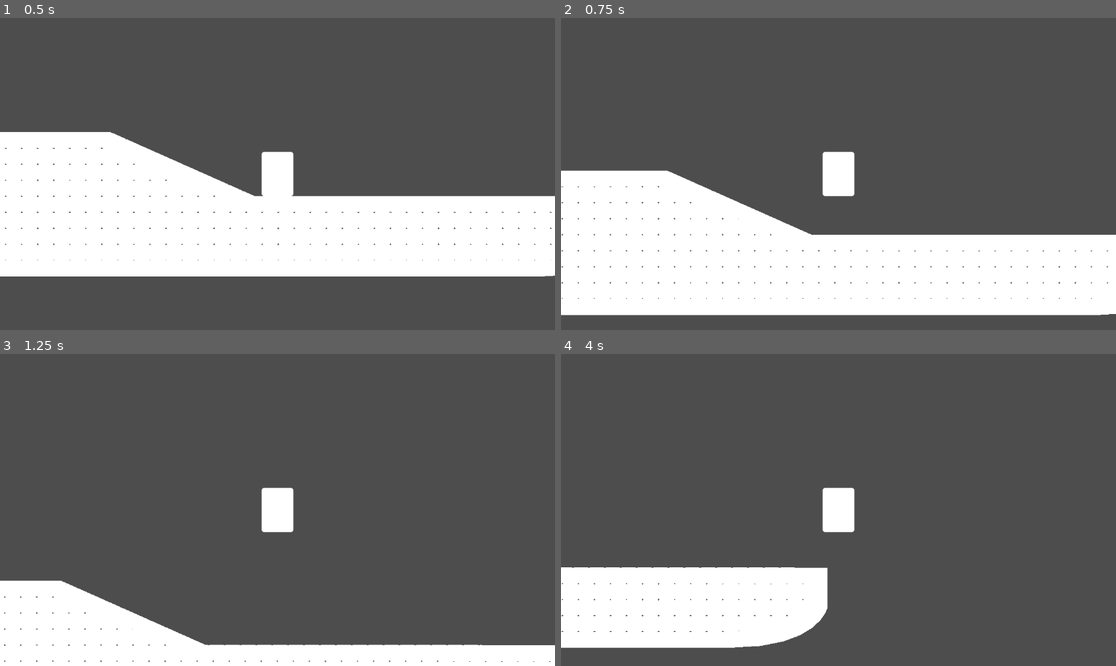
Above: before the commit, frames 1-4 (two rows, left to right).
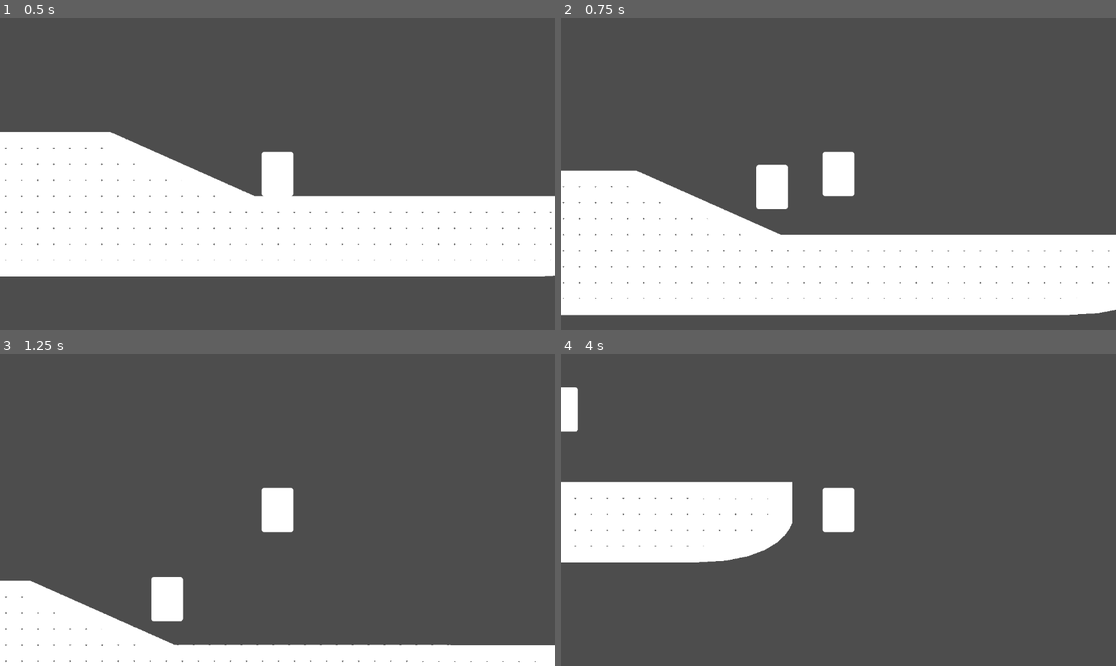
Above: after the commit, the same moments.

Repository: yourname3/jf-s25
Game: Godot game, scene res://level/level.tscn
Two runs of this game, one before a commit and one after it. Both use one fixed random seed, a clock stepped at 60 frames per second and the inputs below.
Inputs (mouse positions are in pixels of both pictures, inside the frame that each line leads up to):
- Up to frame 1 (0.5 s): no input
- Up to frame 2 (0.75 s): tap Enter at 0.5 s; move the mouse to (960, 158) at 0.52 s; hold D (right) from 0.53 s (still down); hold Space (jump) from 0.53 s (still down); tap Z (clone, bound only after the commit) at 0.6 s; click (960, 158) at 0.67 s
- Up to frame 3 (1.25 s): keep holding D (right); keep holding Space (jump)
- Up to frame 4 (4 s): release D (right) at 1.25 s; release Space (jump) at 1.25 s; drag from (727, 525) to (810, 572) at 1.27 s; move the mouse to (894, 441) at 2.02 s; hold D (right) 2.03-2.75 s; hold Space (jump) 2.03-2.75 s; tap Z (clone, bound only after the commit) at 2.1 s; drag from (810, 572) to (672, 463) at 2.77 s; move the mouse to (1005, 556) at 3.52 s; hold A (left) from 3.53 s (still down); hold Shift from 3.53 s (still down); tap Space (jump) at 3.77, 3.8 s

Frame 1 is identical in both runs. In frame 2, 2.5% of the frame differs, in the area x 0-100%, y 46-96%; in frame 3, 2.2%; in frame 4, 23%, in the area x 0-49%, y 10-95%.

Commit message:
cloning behavior: works fine with simple graphics but not complex

Diff:
--- a/player/player.gd
+++ b/player/player.gd
@@ -9,13 +9,67 @@
 
 var jump_timer: float = 0.0
 
+var recording: Array[Vector2] = []
+var mode: int = 0
+
+var playback_frame: int = 0
+
+const MODE_PLAYER = 0
+const MODE_PLAYBACK = 1
+
+var original_position: Vector2
+
+func _ready() -> void:
+	original_position = global_position
+
 func h_input() -> float:
 	return Input.get_axis("left", "right")
 
+## Returns the encoded inputs, either from the player itself or from the recording.
+func get_inputs() -> Vector2:
+	var input: Vector2 = Vector2.ZERO
+	if mode == MODE_PLAYER:
+		input.x = h_input()
+		# Some ad-hoc enccoding for the jump inputs.
+		if Input.is_action_just_pressed("jump"):
+			input.y = 1
+		elif Input.is_action_pressed("jump"):
+			input.y = 2
+	if mode == MODE_PLAYBACK:
+		if playback_frame < recording.size():
+			input = recording[playback_frame]
+			playback_frame += 1
+	return input
+
+func spawn_clone() -> void:
+	# SAFETY: Do not let clones clone.
+	if mode != MODE_PLAYER:
+		return
+
+	var clone := preload("res://player/player.tscn").instantiate()
+	clone.global_position = original_position
+	clone.recording = recording
+	clone.mode = MODE_PLAYBACK
+	recording = []
+	add_sibling(clone)
+
 func _physics_process(delta: float) -> void:
+	var encoded_inputs := get_inputs()
+	if mode == MODE_PLAYER:
+		recording.push_back(encoded_inputs)
+
+	var h_input := encoded_inputs.x
+	var jump_pressed := false
+	var jump_just_pressed := false
+	if encoded_inputs.y == 1:
+		jump_pressed = true
+		jump_just_pressed = true
+	elif encoded_inputs.y == 2:
+		jump_pressed = true
+
 	velocity += get_gravity() * delta
 
-	var target_x_vel := h_input() * H_VEL
+	var target_x_vel := h_input * H_VEL
 	var x_accel: float = sign(target_x_vel - velocity.x) * H_ACCEL
 
 	if target_x_vel == 0:
@@ -30,9 +84,9 @@
 
 	velocity.x += x_accel_integrated
 
-	if is_on_floor() and Input.is_action_just_pressed("jump"):
+	if is_on_floor() and jump_just_pressed:
 		jump_timer = JUMP_TIME
-	if not Input.is_action_pressed("jump"):
+	if not jump_pressed:
 		jump_timer = 0
 
 	if jump_timer > 0:
@@ -45,3 +99,6 @@
 	if velocity.y > 0:
 		# Disable jumps if we ever lose our Y velocity.
 		jump_timer = 0
+
+	if Input.is_action_just_pressed("clone"):
+		spawn_clone()
--- a/player/player.tscn
+++ b/player/player.tscn
@@ -1,7 +1,6 @@
-[gd_scene load_steps=5 format=3 uid="uid://d0u0o1s2jxhbj"]
+[gd_scene load_steps=4 format=3 uid="uid://d0u0o1s2jxhbj"]
 
 [ext_resource type="Script" uid="uid://b14jeh0pd1aal" path="res://player/player.gd" id="1_g1dw6"]
-[ext_resource type="PackedScene" uid="uid://b2cjwbuhd8mm3" path="res://player/starlight_glimmer.tscn" id="1_oul6g"]
 [ext_resource type="Texture2D" uid="uid://dxyu74jyy6a5l" path="res://whitebox/whitebox_round.png" id="2_rkbax"]
 
 [sub_resource type="RectangleShape2D" id="RectangleShape2D_rkbax"]
@@ -10,10 +9,6 @@
 [node name="Player" type="CharacterBody2D"]
 script = ExtResource("1_g1dw6")
 
-[node name="Node2D" parent="." instance=ExtResource("1_oul6g")]
-visible = false
-position = Vector2(-403, 274)
-
 [node name="CollisionShape2D" type="CollisionShape2D" parent="."]
 shape = SubResource("RectangleShape2D_rkbax")
 
--- a/project.godot
+++ b/project.godot
@@ -40,6 +40,11 @@
 "events": [Object(InputEventKey,"resource_local_to_scene":false,"resource_name":"","device":-1,"window_id":0,"alt_press …(191 unchanged characters)…
 ]
 }
+clone={
+"deadzone": 0.2,
+"events": [Object(InputEventKey,"resource_local_to_scene":false,"resource_name":"","device":-1,"window_id":0,"alt_pressed":false,"shift_pressed":false,"ctrl_pressed":false,"meta_pressed":false,"pressed":false,"keycode":0,"physical_keycode":90,"key_label":0,"unicode":122,"location":0,"echo":false,"script":null)
+]
+}
 
 [physics]
 
